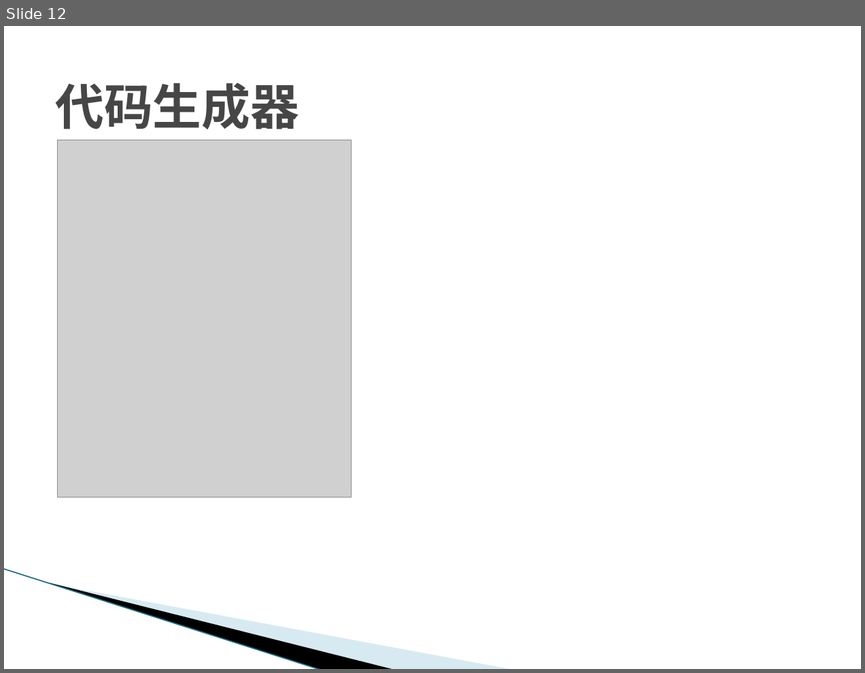
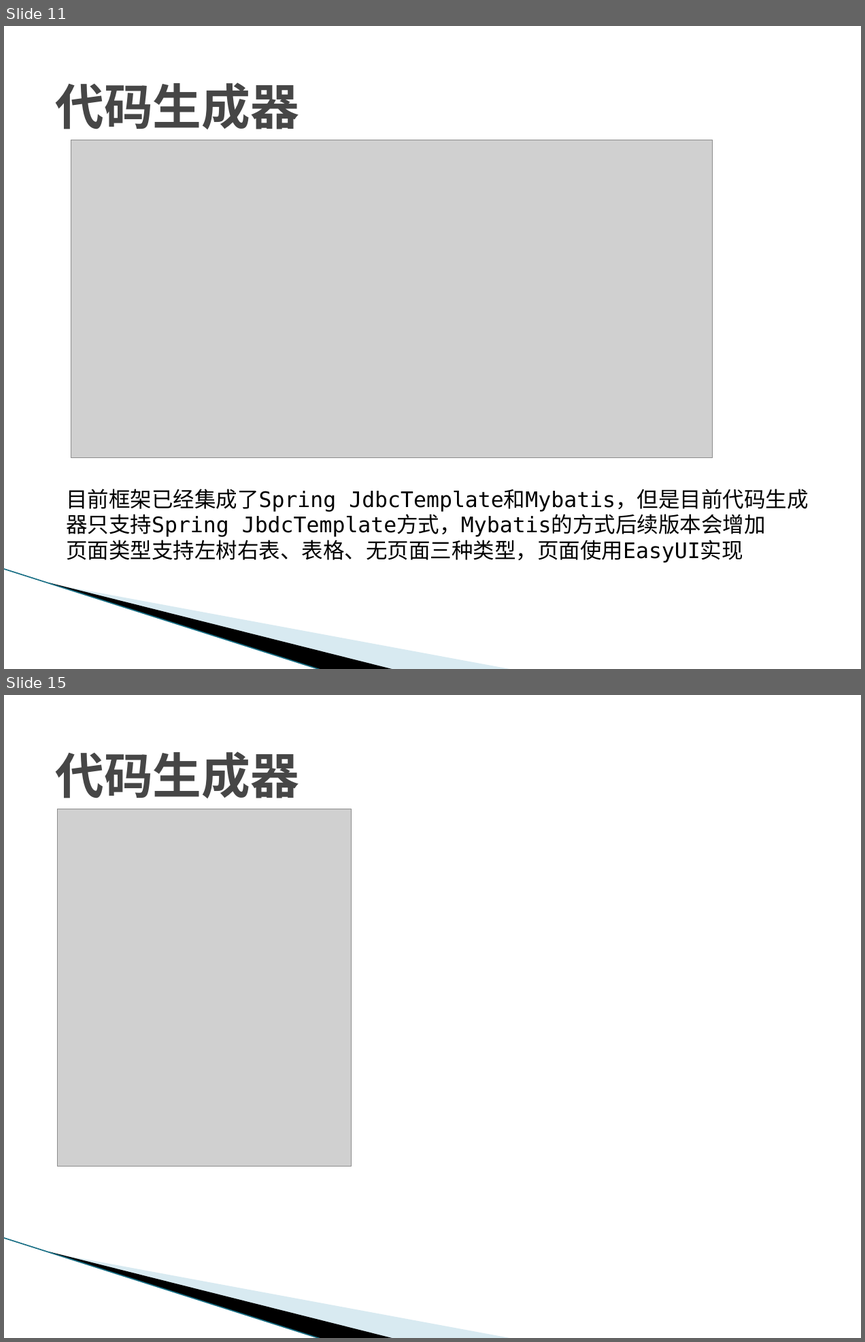
Before and after one commit to SunflowersOfJava/simba, a slide deck: doc/框架使用说明_1.1.15.pptx. Shown one above the other, each under a label of ours: slide 12 before the commit, slides 11 and 15 after it; the slides between them are not shown. The pictures are 865x673 and 865x1342 pixels, drawn with LibreOffice and Linux fonts; fonts in the diff are those of the drawing; grey boxes stand for pictures; background and template pictures are left out. Boxes give left, top, right and bottom in pixels: in the first picture for what was removed or moved away, otherwise in the second. Text is boxed around its words. In the diff, an @@ line names an element or a change of style, - is before the commit and + after.

```diff
--- a/doc/框架使用说明_1.1.15.pptx
+++ b/doc/框架使用说明_1.1.15.pptx
@@ slide 11 added at box(4, 26, 861, 669), background #FFFFFF; not listed: 3 template elements that a slide beside it also shows @@
@@ title added at box(55, 82, 299, 129), 41 pt, text #464646, bold @@
+代码生成器
@@ picture added at box(71, 140, 713, 458) @@
@@ text added at box(66, 488, 808, 563), 18 pt, text #000000 @@
+目前框架已经集成了Spring JdbcTemplate和Mybatis，但是目前代码生成器只支持Spring JbdcTemplate方式，Mybatis的方式后续版本会增加
+页面类型支持左树右表、表格、无页面三种类型，页面使用EasyUI实现
@@ what was slide 12 is now slide 15 @@
```
Also in this commit, not shown: 4 slides changed, 3 other slides added, 1 slide removed.
